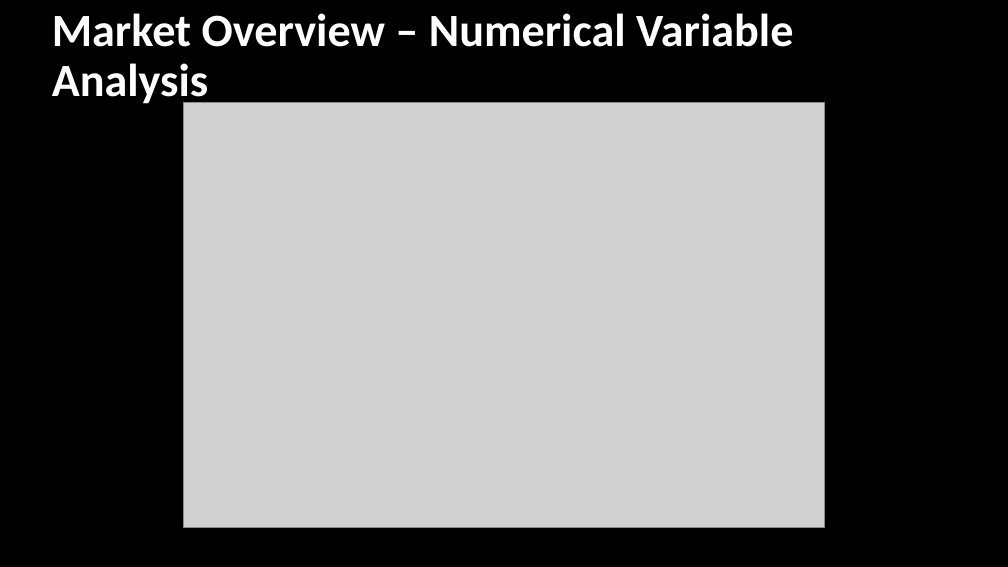
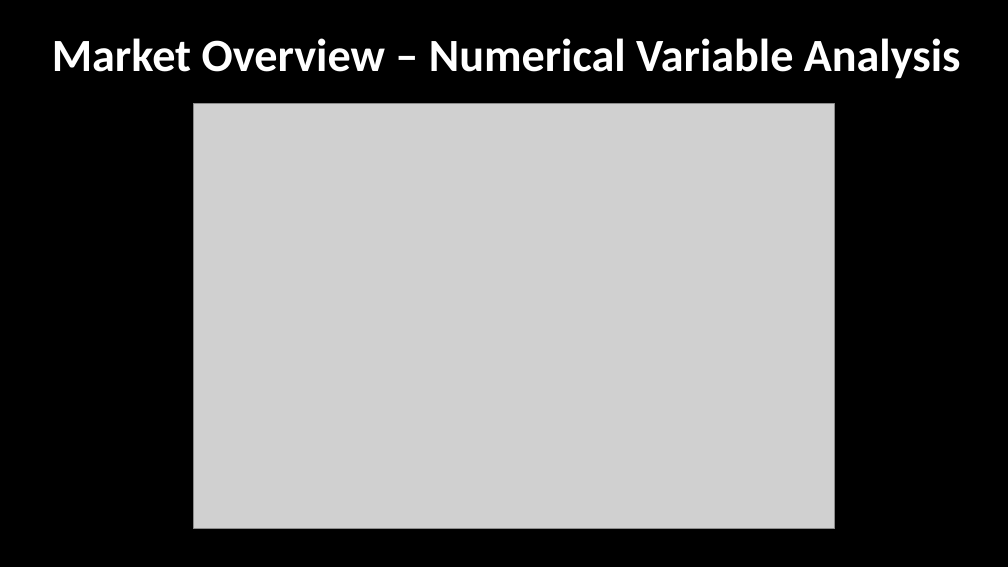
Before and after one commit to taimoorRazi/Bank-Marketing-Project, a slide deck: slide 12 of Week 11/Bank Marketing Campaign Presentation.pptx (slide 11 before the commit). Drawn at 1008x567 pixels with LibreOffice and Linux fonts; fonts in the diff are those of the drawing; grey boxes stand for pictures. Boxes give left, top, right and bottom in pixels: in the first picture for what was removed or moved away, otherwise in the second. Text is boxed around its words. In the diff, an @@ line names an element or a change of style, - is before the commit and + after.

```diff
--- a/Week 11/Bank Marketing Campaign Presentation.pptx
+++ b/Week 11/Bank Marketing Campaign Presentation.pptx
@@ title "Market Overview – Numerical Variable ..." rewrapped from box(52, 13, 793, 108) to box(52, 38, 961, 79) @@
@@ picture: place and size @@
-picture at box(184, 102, 825, 528)
+picture at box(194, 104, 835, 529)
```
Also in this commit, not shown: 18 other slides changed, 11 slides added, 2 slides removed.
